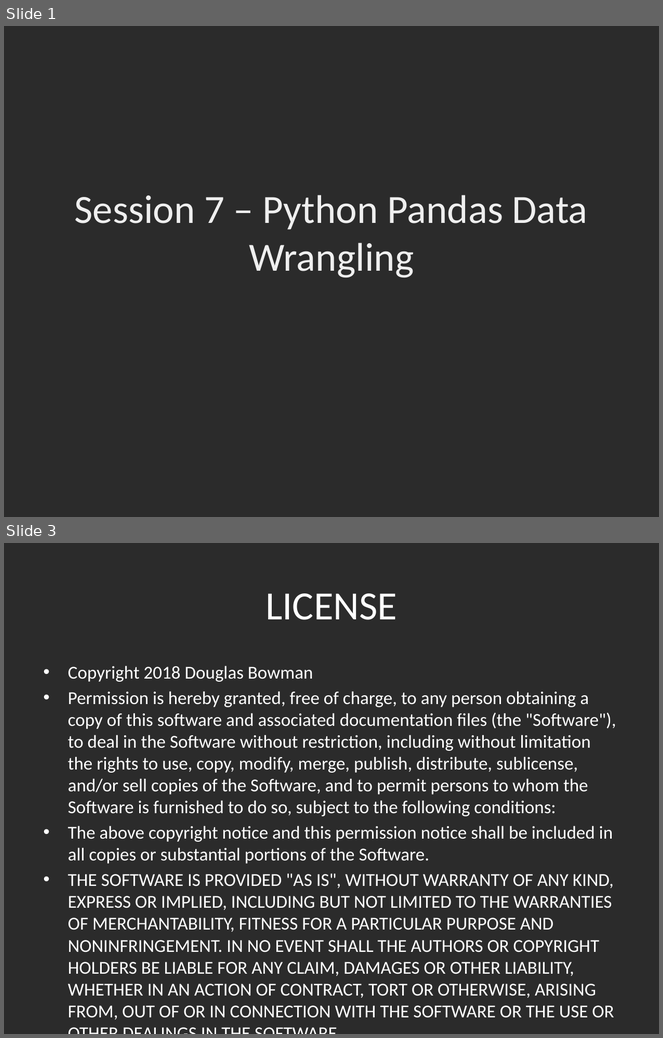
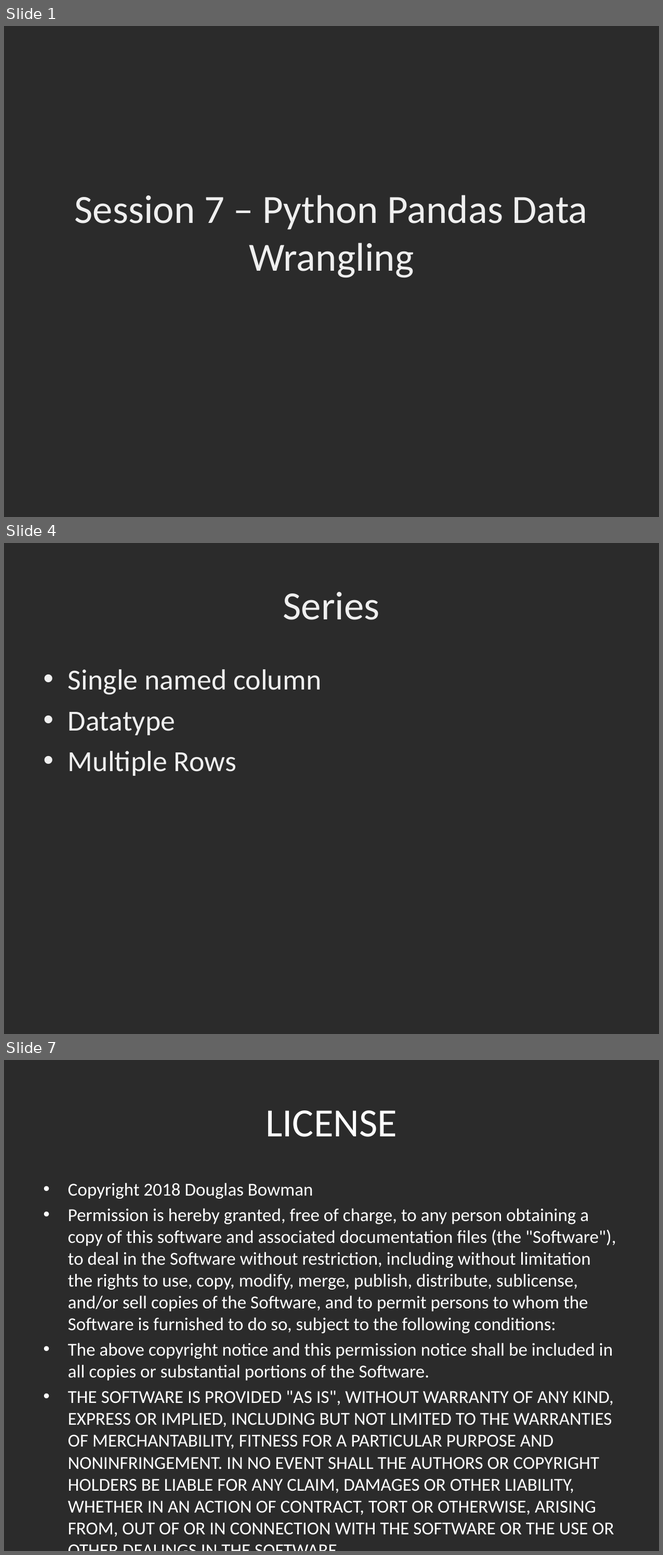
Before and after one commit to dbowmans46/PracticalProgramming, a slide deck: Session 7 - Python/Instructional Material/Session 7 – Python Pandas Data Wrangling.pptx. Shown one above the other, each under a label of ours: slides 1 and 3 before the commit, slides 1, 4 and 7 after it; the slides between them are not shown. The pictures are 663x1038 and 663x1555 pixels, drawn with LibreOffice and Linux fonts; fonts in the diff are those of the drawing; background and template pictures are left out; a plain dark background stands for a picture behind light text. Boxes give left, top, right and bottom in pixels: in the first picture for what was removed or moved away, otherwise in the second. Text is boxed around its words. In the diff, an @@ line names an element or a change of style, - is before the commit and + after.

```diff
--- a/Session 7 - Python/Instructional Material/Session 7 – Python Pandas Data Wrangling.pptx
+++ b/Session 7 - Python/Instructional Material/Session 7 – Python Pandas Data Wrangling.pptx
@@ slide 4 added at [4, 543, 659, 1034], background picture (left out) @@
@@ title added at [283, 592, 380, 620], 44 pt, text #EFEFEF @@
+Series
@@ text added at [68, 669, 321, 776], 32 pt, text #EFEFEF @@
+• Single named column
+• Datatype
+• Multiple Rows
@@ what was slide 3 is now slide 7 @@
```
Also in this commit, not shown: 1 slide changed, 3 other slides added, 3 other files.
